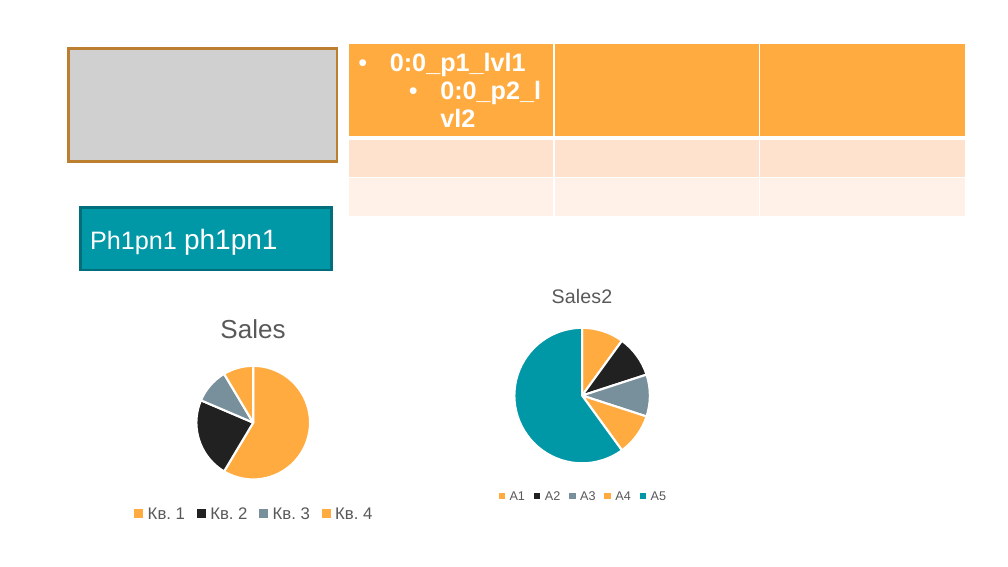
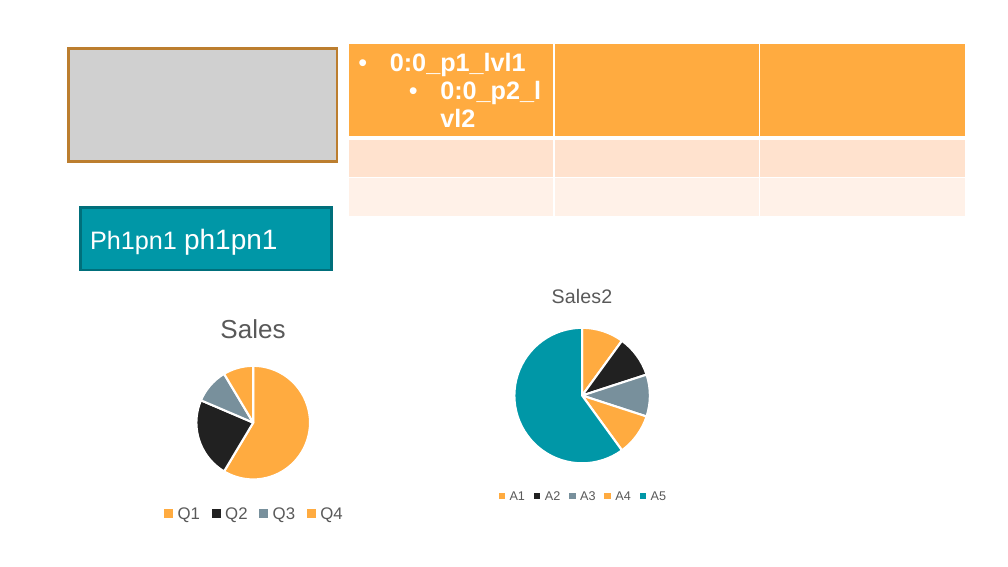
Before and after one commit to ShapeCrawler/ShapeCrawler, a slide deck: slide 3 of src/SlideDotNet.Tests/Resource/009.pptx. Drawn at 1008x567 pixels with LibreOffice and Linux fonts; fonts in the diff are those of the drawing; grey boxes stand for pictures. Boxes give left, top, right and bottom in pixels: in the first picture for what was removed or moved away, otherwise in the second. Text is boxed around its words. In the diff, an @@ line names an element or a change of style, - is before the commit and + after.

```diff
--- a/src/SlideDotNet.Tests/Resource/009.pptx
+++ b/src/SlideDotNet.Tests/Resource/009.pptx
@@ pie chart at [78, 297, 429, 527] @@
-categories: Кв. 1, Кв. 2, Кв. 3, Кв. 4
+categories: Q1, Q2, Q3, Q4
```
Also in this commit, not shown: 31 other files.
